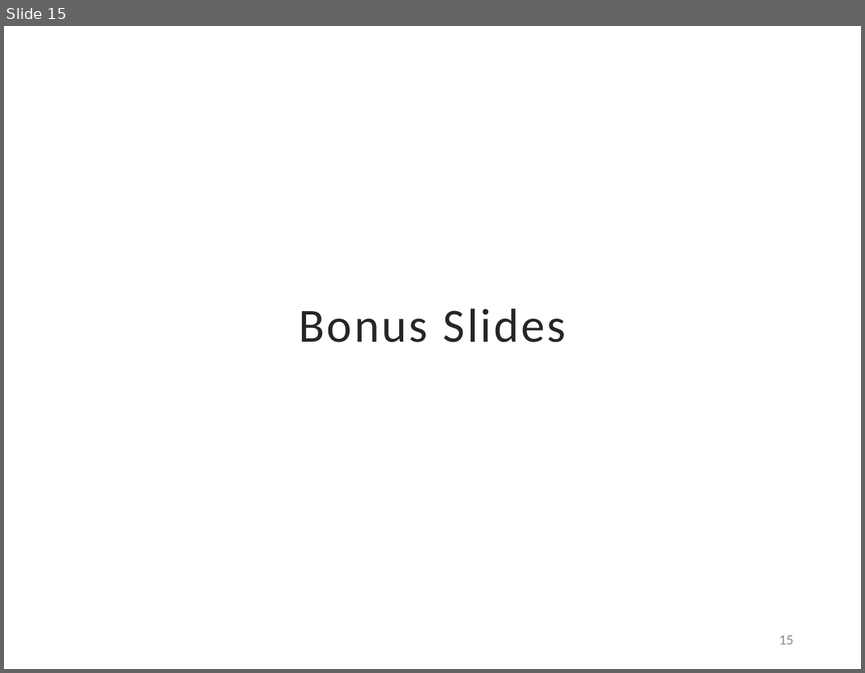
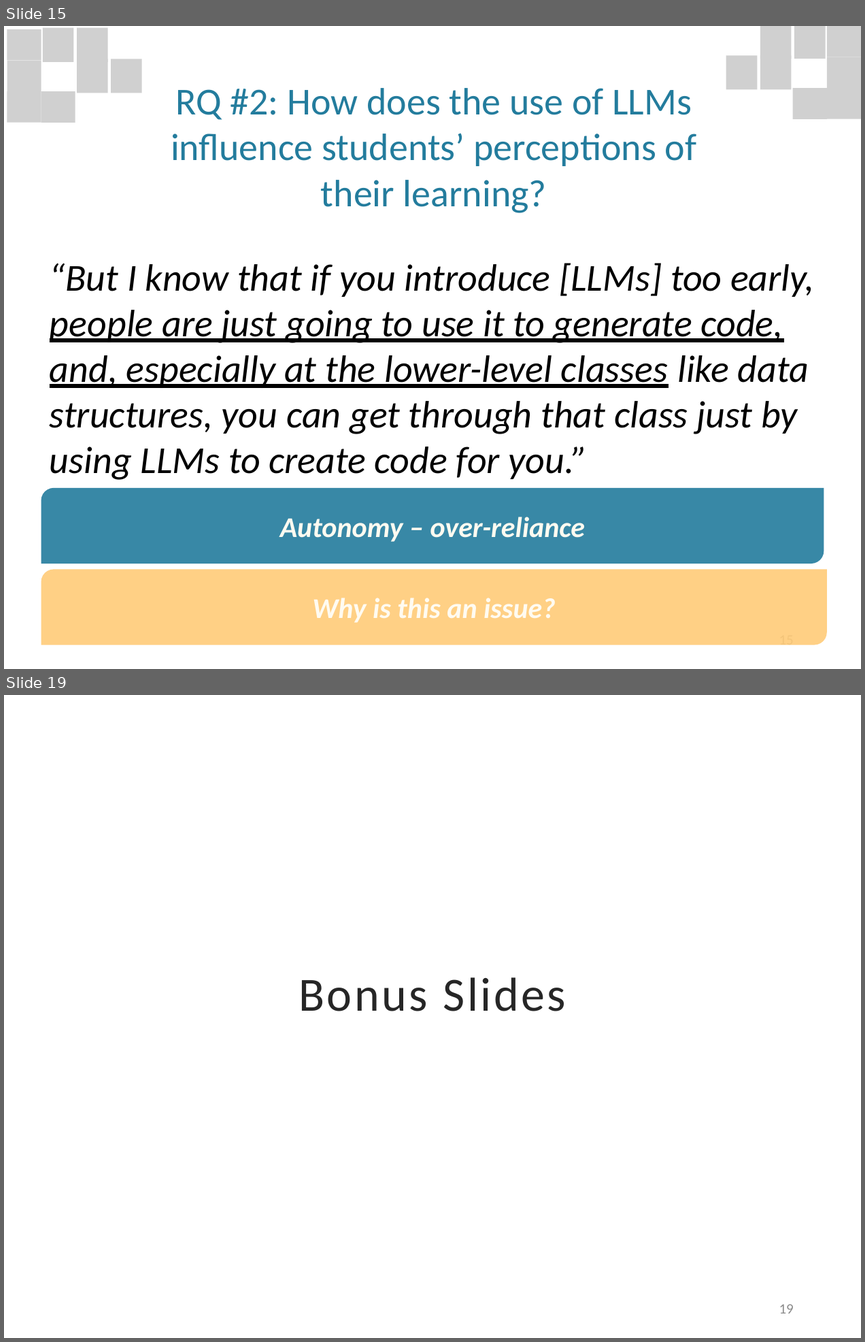
Before and after one commit to davisjam/davisjam.github.io, a slide deck: files/publications/TanayArinzeJoshiDavisDavis-LLMEducation-ASEE2024-slides.pptx. Shown one above the other, each under a label of ours: slide 15 before the commit, slides 15 and 19 after it; the slides between them are not shown. The pictures are 865x673 and 865x1342 pixels, drawn with LibreOffice and Linux fonts; fonts in the diff are those of the drawing; grey boxes stand for pictures; background and template pictures are left out. Boxes give left, top, right and bottom in pixels: in the first picture for what was removed or moved away, otherwise in the second. Text is boxed around its words. In the diff, an @@ line names an element or a change of style, - is before the commit and + after.

```diff
--- a/files/publications/TanayArinzeJoshiDavisDavis-LLMEducation-ASEE2024-slides.pptx
+++ b/files/publications/TanayArinzeJoshiDavisDavis-LLMEducation-ASEE2024-slides.pptx
@@ slide 15 added at [4, 26, 861, 669], background #FFFFFF @@
@@ group added at [7, 29, 143, 123]: 8 pictures @@
@@ subtitle added at [171, 88, 697, 213], 32 pt, text #237C9D @@
+RQ #2: How does the use of LLMs influence students’ perceptions of their learning?
@@ group added at [725, 26, 861, 119]: 8 pictures @@
@@ text added at [50, 263, 814, 480], 32 pt, text #000000, italic @@
+“But I know that if you introduce [LLMs] too early, people are just going to use it to generate code, and, especially at the lower-level classes like data structures, you can get through that class just by using LLMs to create code for you.”
@@ round diag rect added at [41, 488, 823, 563], fill #237C9D at 90% opacity, 24 pt, text #FFFBF1, bold, italic @@
+Autonomy – over-reliance
@@ round diag rect added at [41, 569, 827, 645], fill #FFCB78 at 90% opacity, 24 pt, text #FFFBF1, bold, italic @@
+Why is this an issue?
@@ page number added at [779, 644, 793, 648], 12 pt, text #8C8C8C @@
+15
@@ what was slide 15 is now slide 19 @@
@@ page number at [779, 1304, 793, 1313]: text changed @@
-15
+19
```
Also in this commit, not shown: 5 slides changed, 14 other slides added, 10 slides removed.
